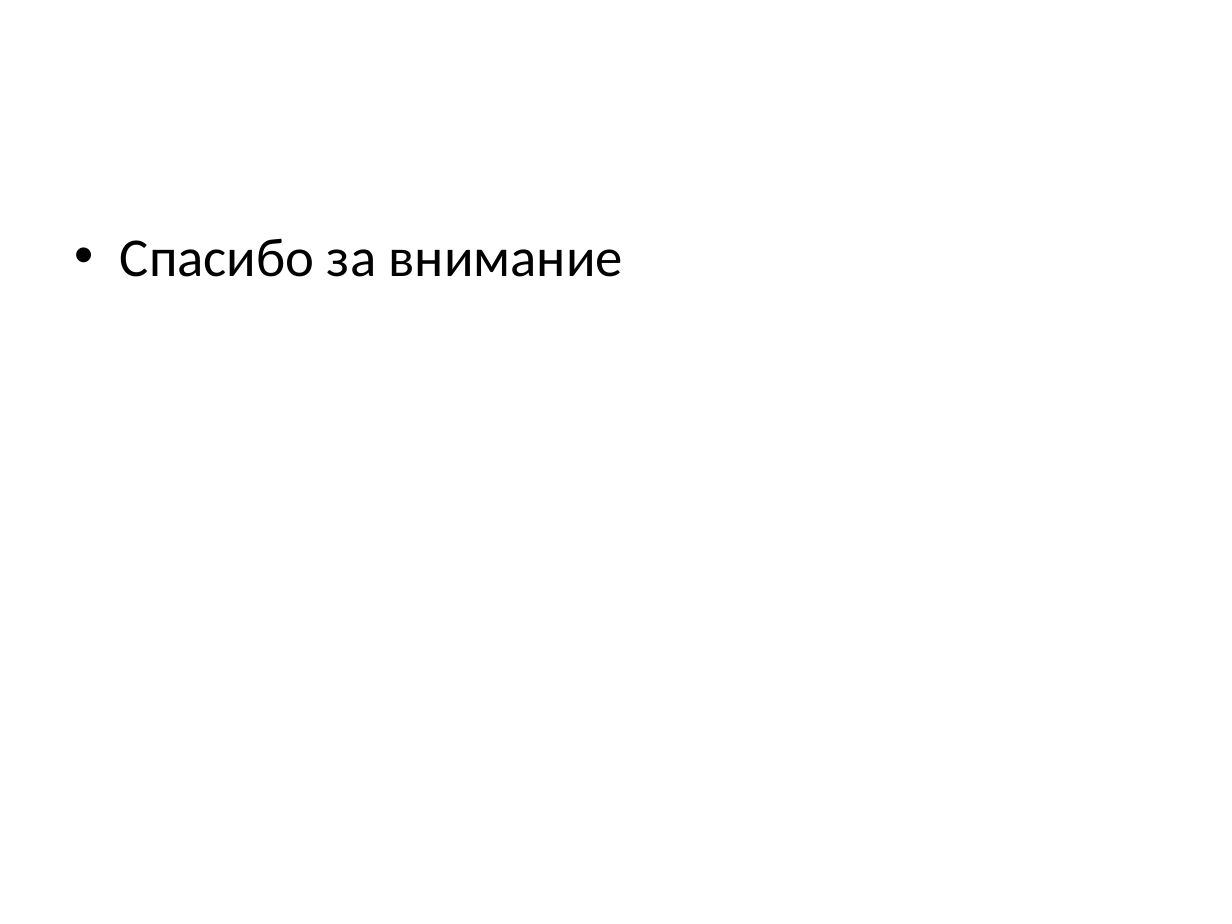
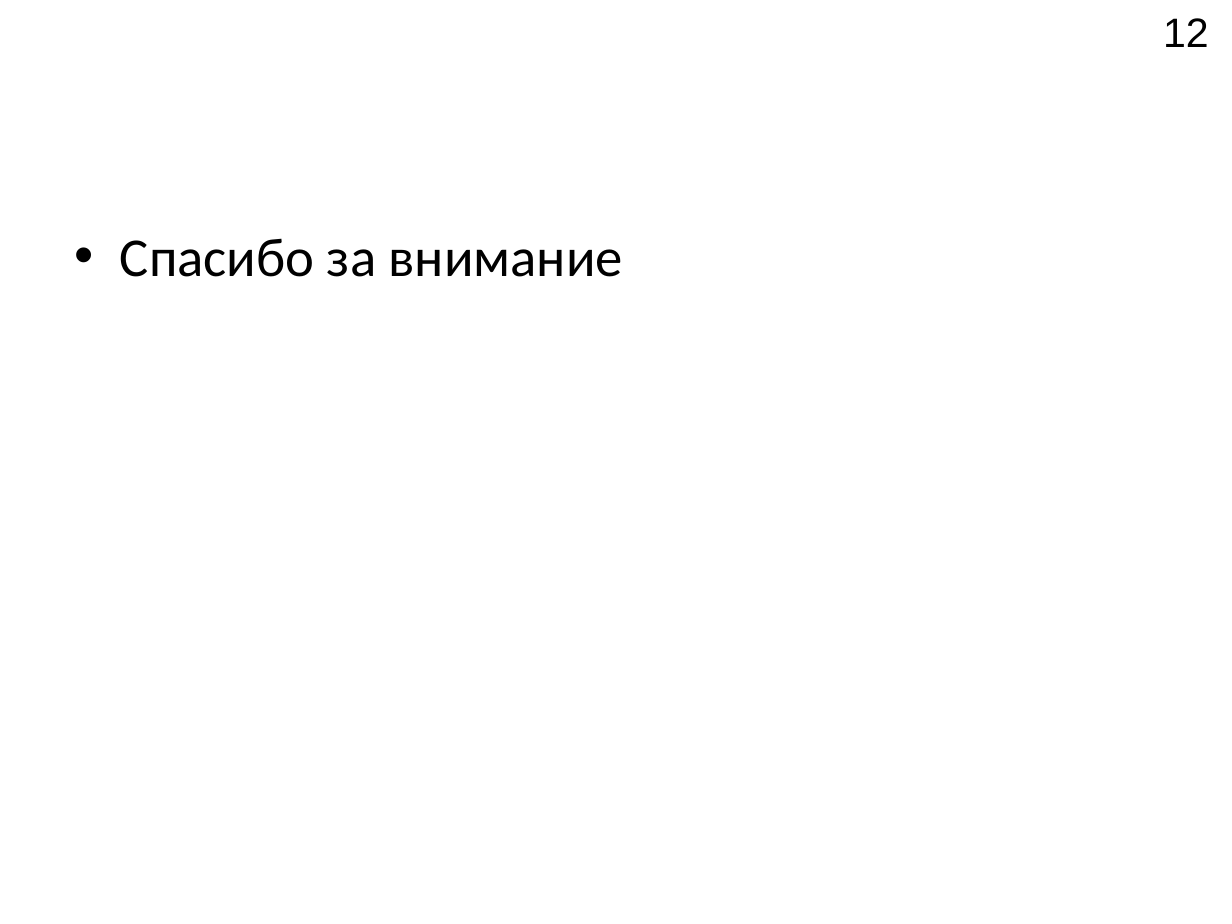
Before and after one commit to Rernamp/microphone_arrays, a slide deck: slide 12 of student_session_2021/Доклад.pptx. Drawn at 1232x924 pixels with LibreOffice and Linux fonts; fonts in the diff are those of the drawing. Boxes give left, top, right and bottom in pixels: in the first picture for what was removed or moved away, otherwise in the second. Text is boxed around its words. In the diff, an @@ line names an element or a change of style, - is before the commit and + after.

```diff
--- a/student_session_2021/Доклад.pptx
+++ b/student_session_2021/Доклад.pptx
@@ page number added at (x1=1163, y1=18, x2=1209, y2=47), 24 pt, text #000000 @@
+12
```
Also in this commit, not shown: 6 other slides changed, 5 slides added, 5 slides removed.
